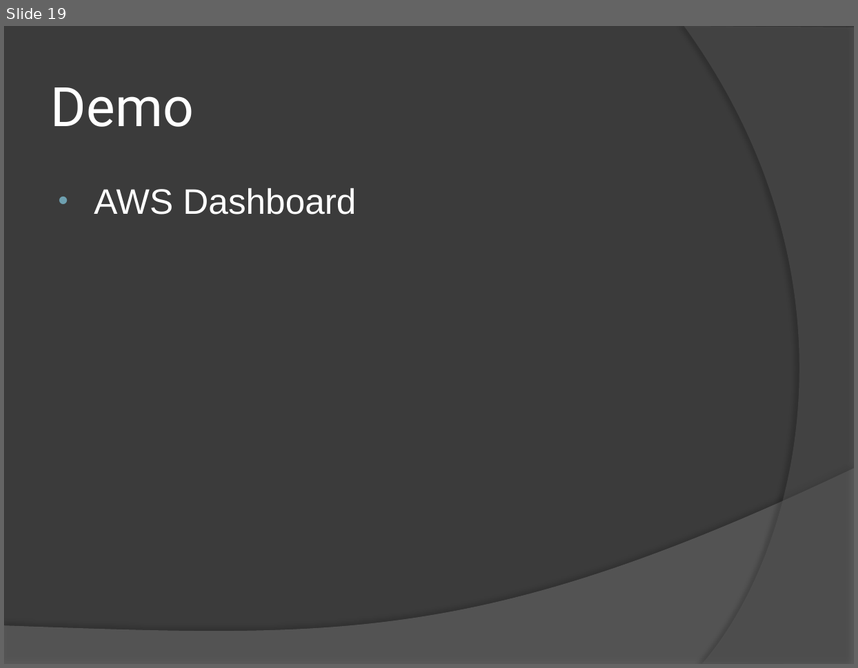
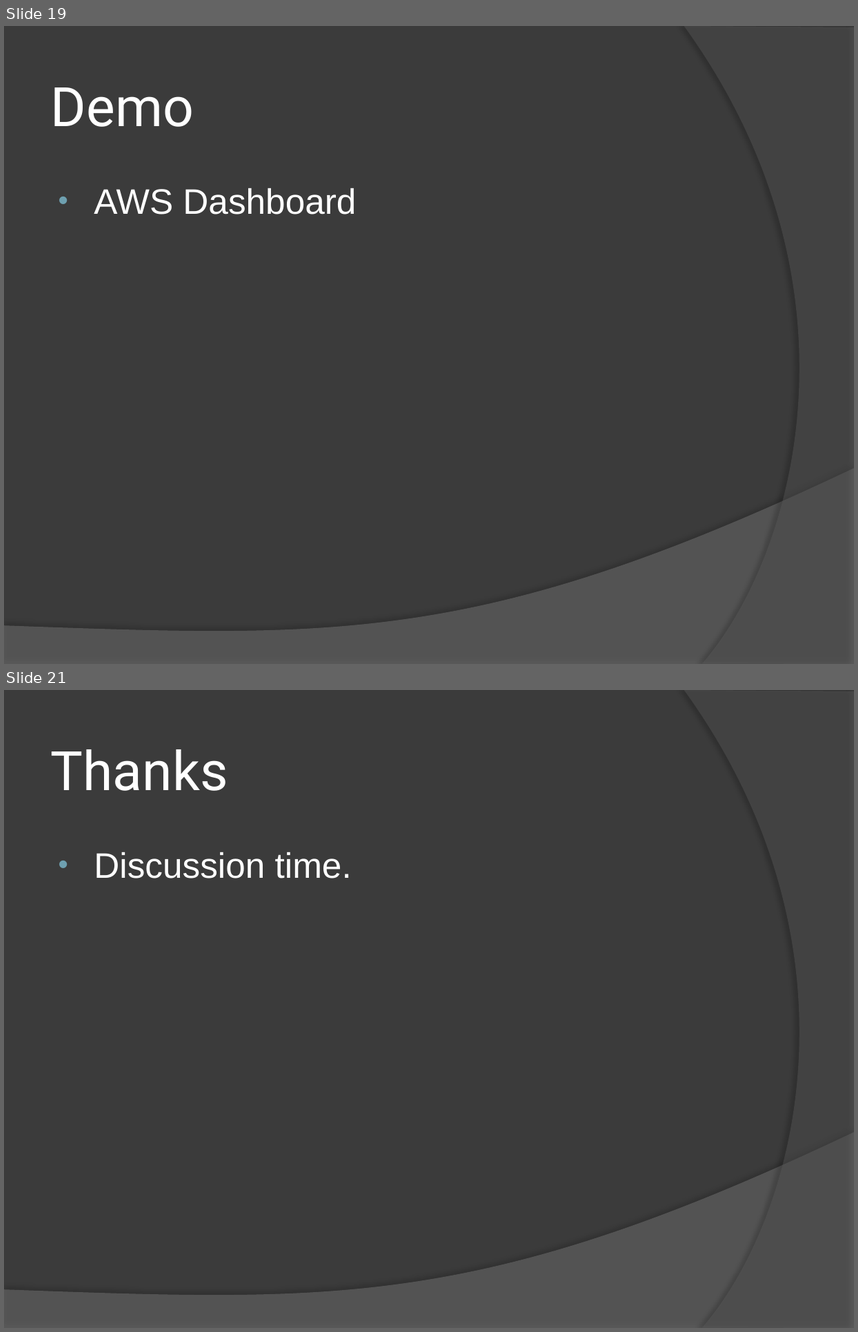
Before and after one commit to gwaller/DevToolsPresentation, a slide deck: presentation/DevTools_Presentation_270912.pptx. Shown one above the other, each under a label of ours: slide 19 before the commit, slides 19 and 21 after it; the slides between them are not shown. The pictures are 858x668 and 858x1332 pixels, drawn with LibreOffice and Linux fonts; fonts in the diff are those of the drawing. Boxes give left, top, right and bottom in pixels: in the first picture for what was removed or moved away, otherwise in the second. Text is boxed around its words. In the diff, an @@ line names an element or a change of style, - is before the commit and + after.

Commit message:
Some minor alterations - added a new slides, re-ordered some, minor text changes

```diff
--- a/presentation/DevTools_Presentation_270912.pptx
+++ b/presentation/DevTools_Presentation_270912.pptx
@@ slide 21 added at (4, 690, 854, 1328), background #3B3B3B; not listed: 2 template elements that a slide beside it also shows @@
@@ title added at (51, 749, 228, 791), 46 pt, text #FFFFFF @@
+Thanks
@@ text added at (94, 852, 352, 878), 30 pt, text #FFFFFF @@
+• Discussion time.
```
Also in this commit, not shown: 4 slides changed, 1 other slide added, 1 slide removed.
